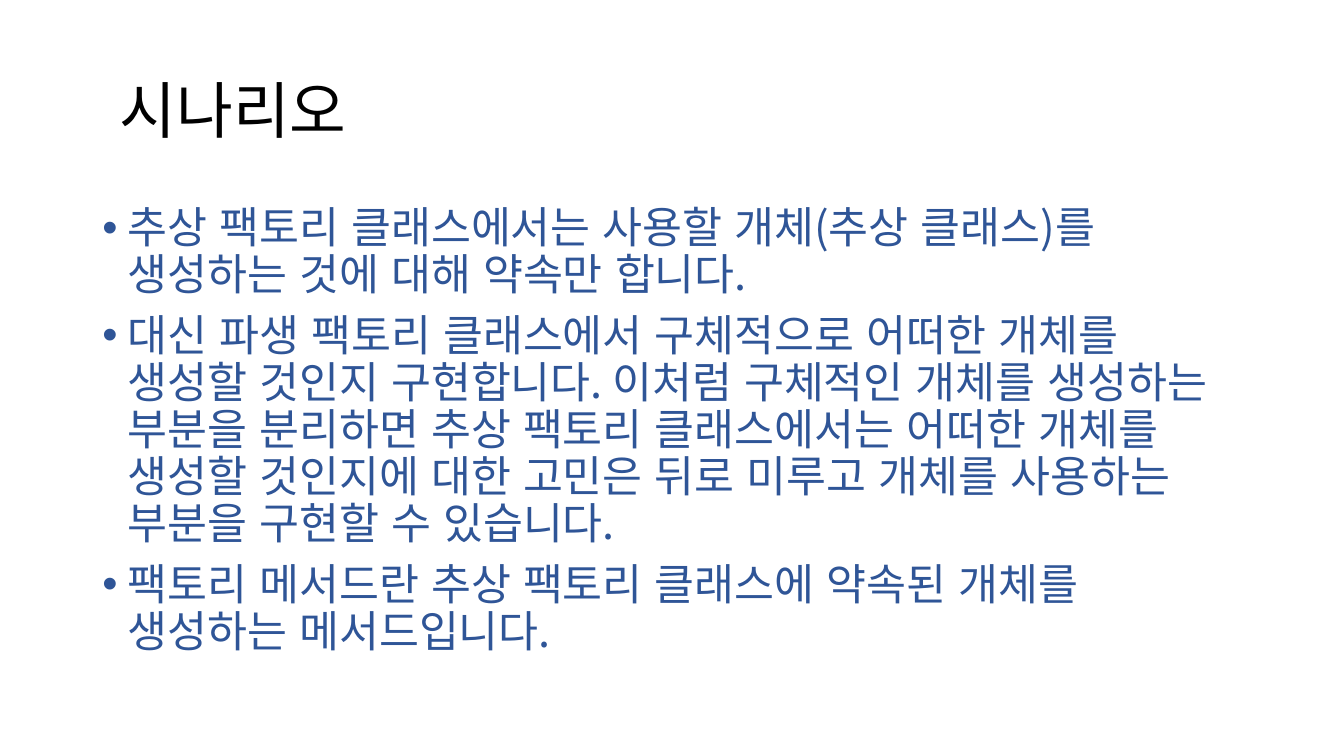
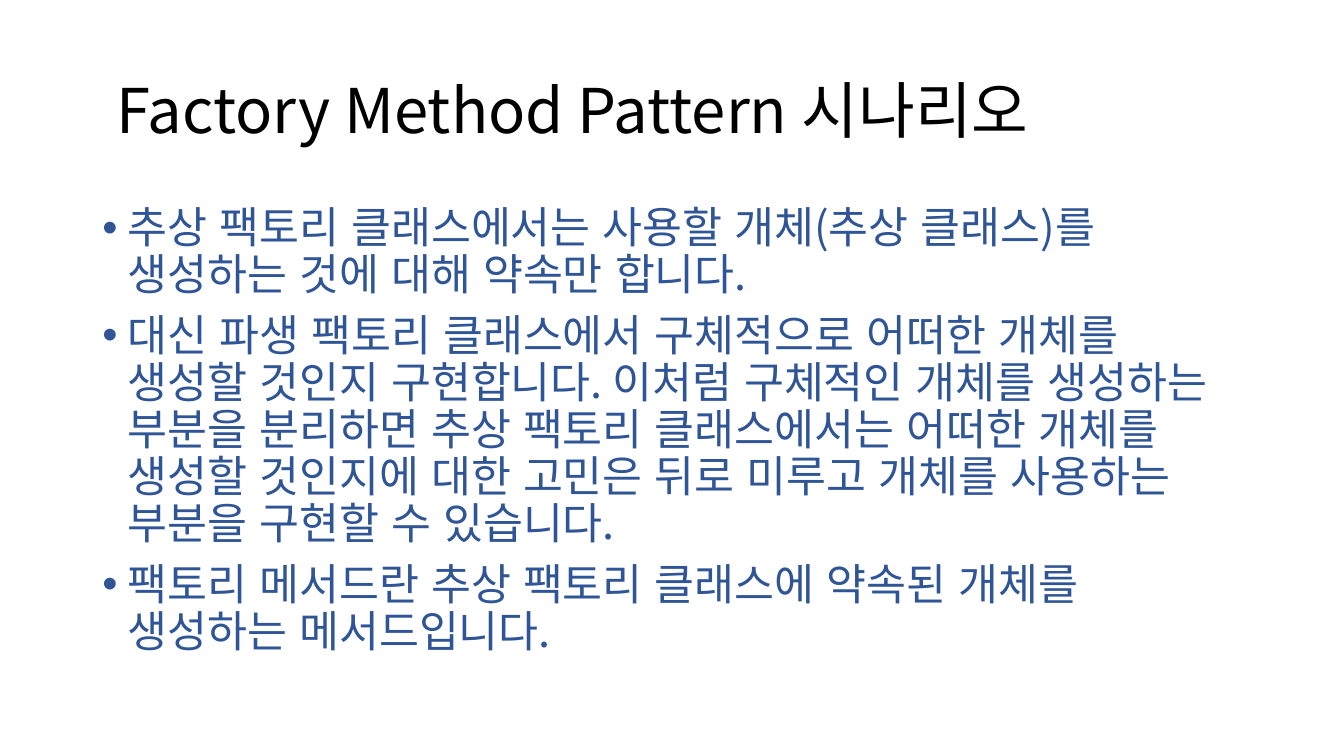
Before and after one commit to wook-dragon/young-rich, a slide deck: slide 4 of Factory_Pattern/Hannyuck/Factory_Method_Pattern_ppt.pptx (slide 3 before the commit). Drawn at 1344x756 pixels with LibreOffice and Linux fonts; fonts in the diff are those of the drawing; background and template pictures are left out. Boxes give left, top, right and bottom in pixels: in the first picture for what was removed or moved away, otherwise in the second. Text is boxed around its words. In the diff, an @@ line names an element or a change of style, - is before the commit and + after.

```diff
--- a/Factory_Pattern/Hannyuck/Factory_Method_Pattern_ppt.pptx
+++ b/Factory_Pattern/Hannyuck/Factory_Method_Pattern_ppt.pptx
@@ title at [116,82,1029,148]: text changed @@
-시나리오
+Factory Method Pattern 시나리오
```
Also in this commit, not shown: 1 other slide changed, 12 slides added, 25 other files.
